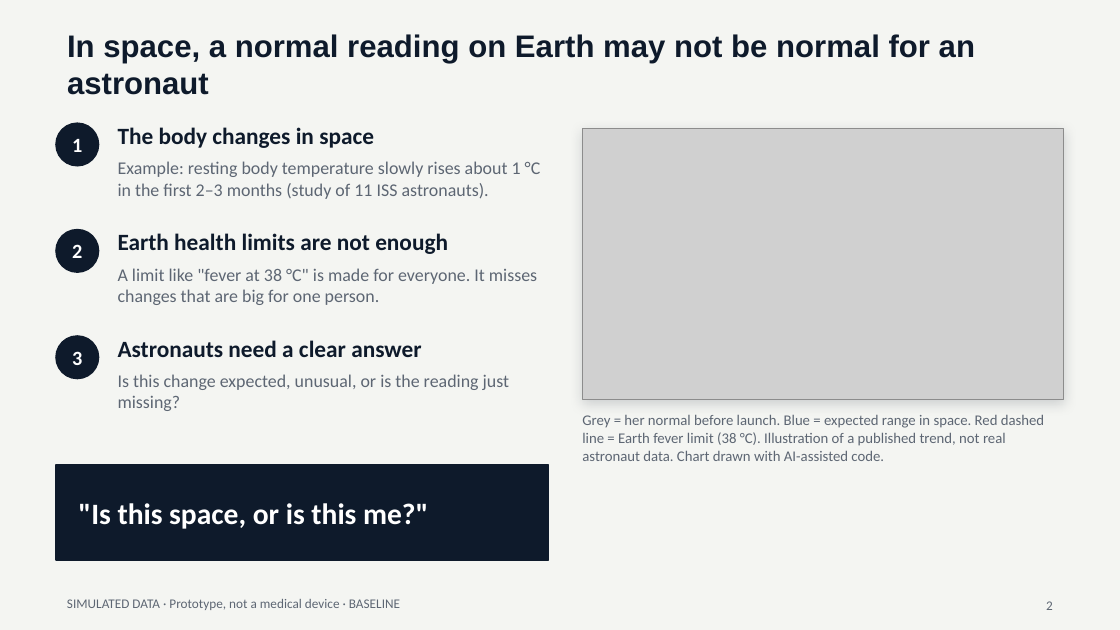
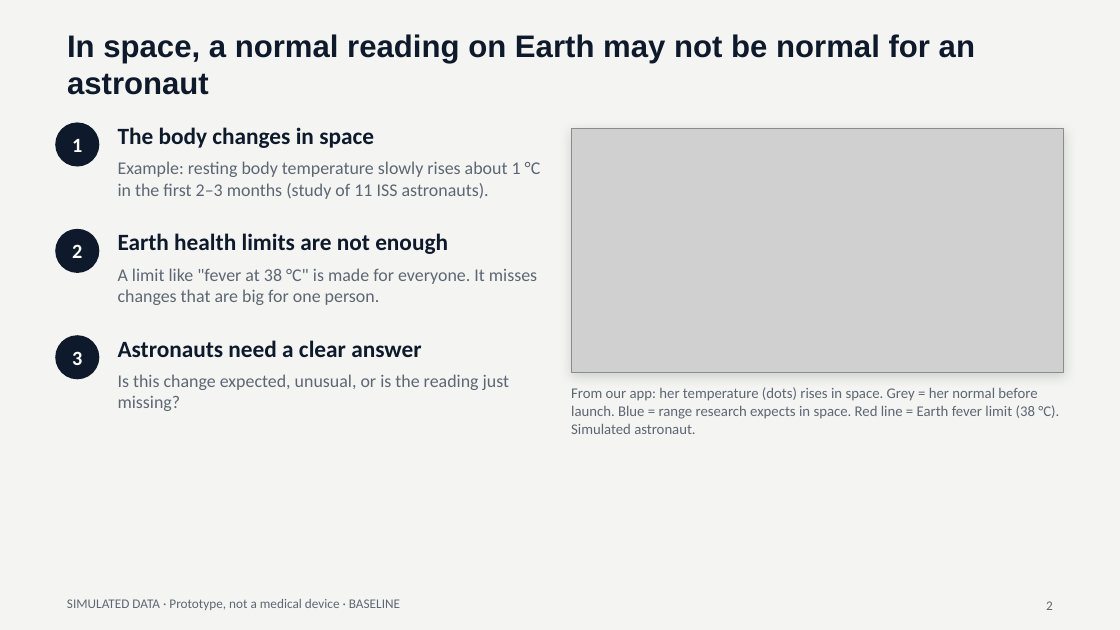
Before and after one commit to sridharan-71/baseline-space-health, a slide deck: slide 2 of presentation/BASELINE_simple.pptx. Drawn at 1120x630 pixels with LibreOffice and Linux fonts; fonts in the diff are those of the drawing; grey boxes stand for pictures. Boxes give left, top, right and bottom in pixels: in the first picture for what was removed or moved away, otherwise in the second. Text is boxed around its words. In the diff, an @@ line names an element or a change of style, - is before the commit and + after.

```diff
--- a/presentation/BASELINE_simple.pptx
+++ b/presentation/BASELINE_simple.pptx
@@ picture: place and size @@
-picture at [582, 129, 1064, 400]
+picture at [571, 129, 1064, 373]
@@ rectangle: place and size @@
-rectangle at [582, 129, 1064, 400]
+rectangle at [571, 129, 1064, 373]
@@ text at [571, 387, 1059, 434]: text changed @@
-Grey = her normal before launch. Blue = expected range in space. Red dashed line = Earth fever limit (38 °C). Illustration of a published trend, not real astronaut data. Chart drawn with AI-assisted code.
+From our app: her temperature (dots) rises in space. Grey = her normal before launch. Blue = range research expects in space. Red line = Earth fever limit (38 °C). Simulated astronaut.
@@ rectangle removed at [56, 465, 549, 560] @@
@@ text removed at [78, 503, 428, 529] @@
-"Is this space, or is this me?"
```
Also in this commit, not shown: 2 other slides changed, 1 other file.
